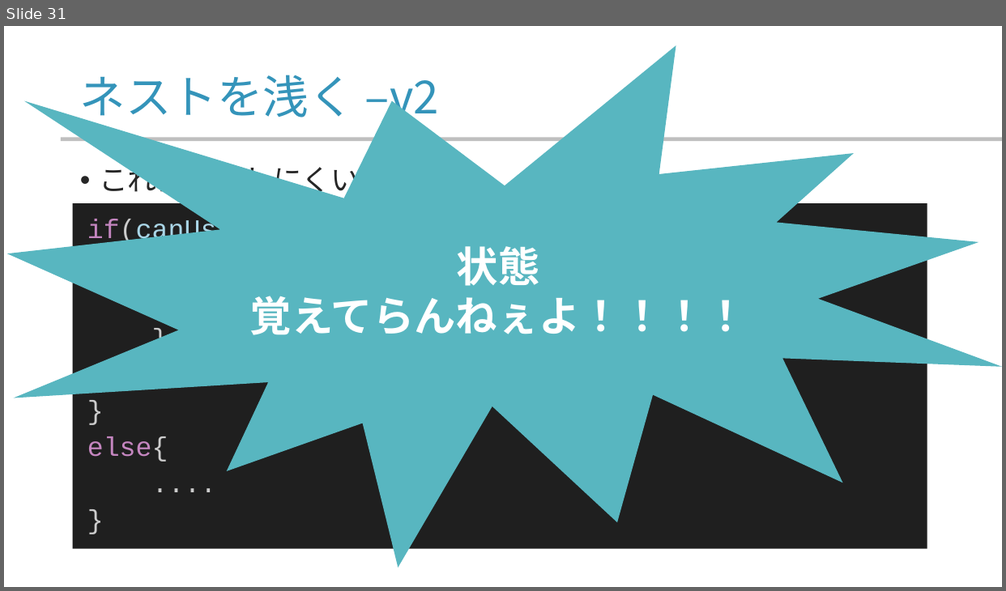
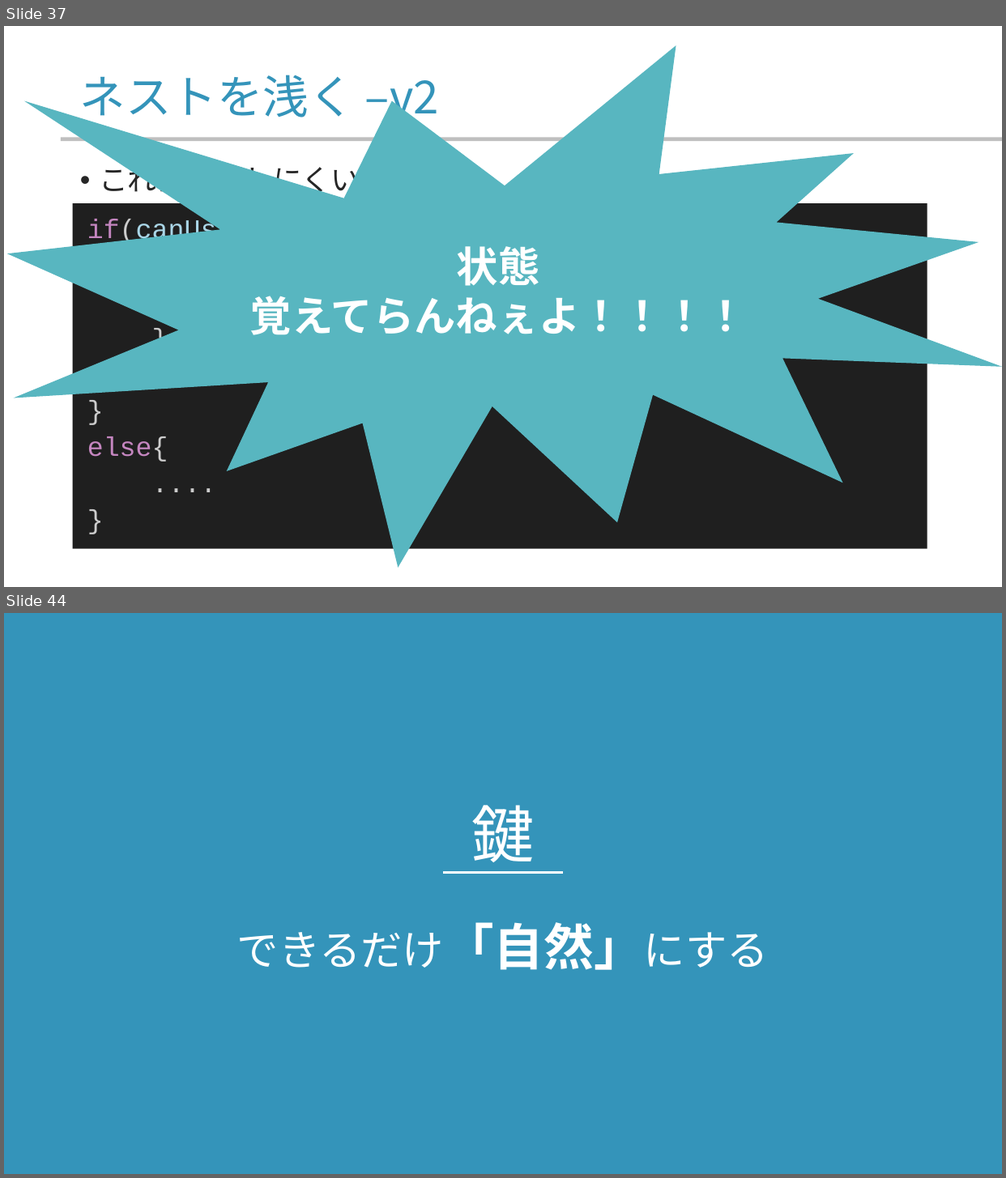
Before and after one commit to yamada-ai/java-prac, a slide deck: 07_ccontrol_flow_1.pptx. Shown one above the other, each under a label of ours: slide 31 before the commit, slides 37 and 44 after it; the slides between them are not shown. The pictures are 1006x591 and 1006x1178 pixels, drawn with LibreOffice and Linux fonts; fonts in the diff are those of the drawing; background and template pictures are left out. Boxes give left, top, right and bottom in pixels: in the first picture for what was removed or moved away, otherwise in the second. Text is boxed around its words. In the diff, an @@ line names an element or a change of style, - is before the commit and + after.

```diff
--- a/07_ccontrol_flow_1.pptx
+++ b/07_ccontrol_flow_1.pptx
@@ slide 44 added at box(4, 613, 1002, 1174), background #3494BA @@
@@ text added at box(471, 805, 534, 874), 60 pt, text #FFFFFF @@
+鍵
@@ line added from (444, 873) to (563, 873), #FFFFFF 2.25 pt @@
@@ text added at box(237, 922, 769, 970), 40 pt, text #FFFFFF @@
+できるだけ「自然」にする
@@ what was slide 31 is now slide 37 @@
```
Also in this commit, not shown: 8 slides changed, 9 other slides added, 1 slide removed.
